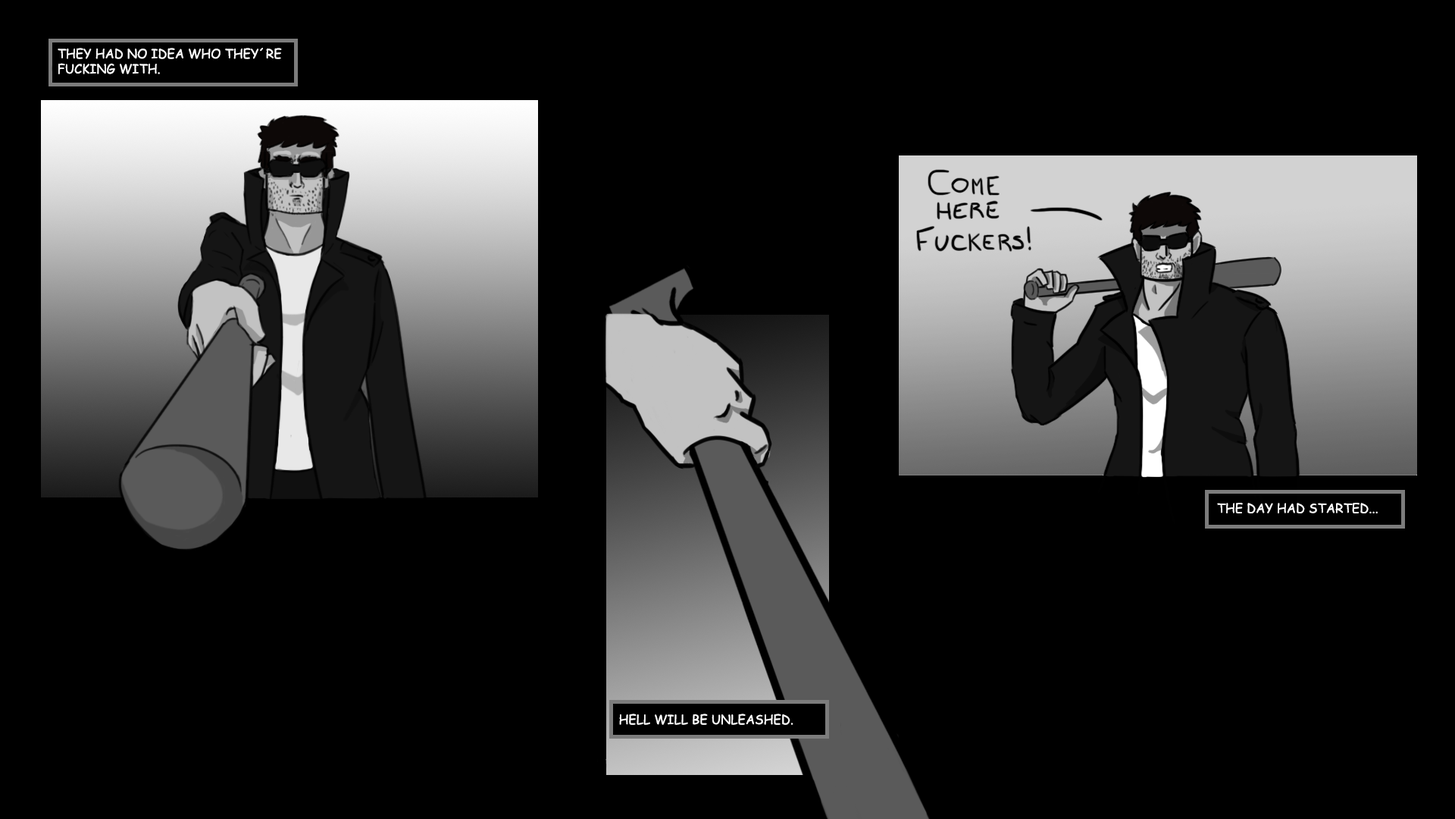
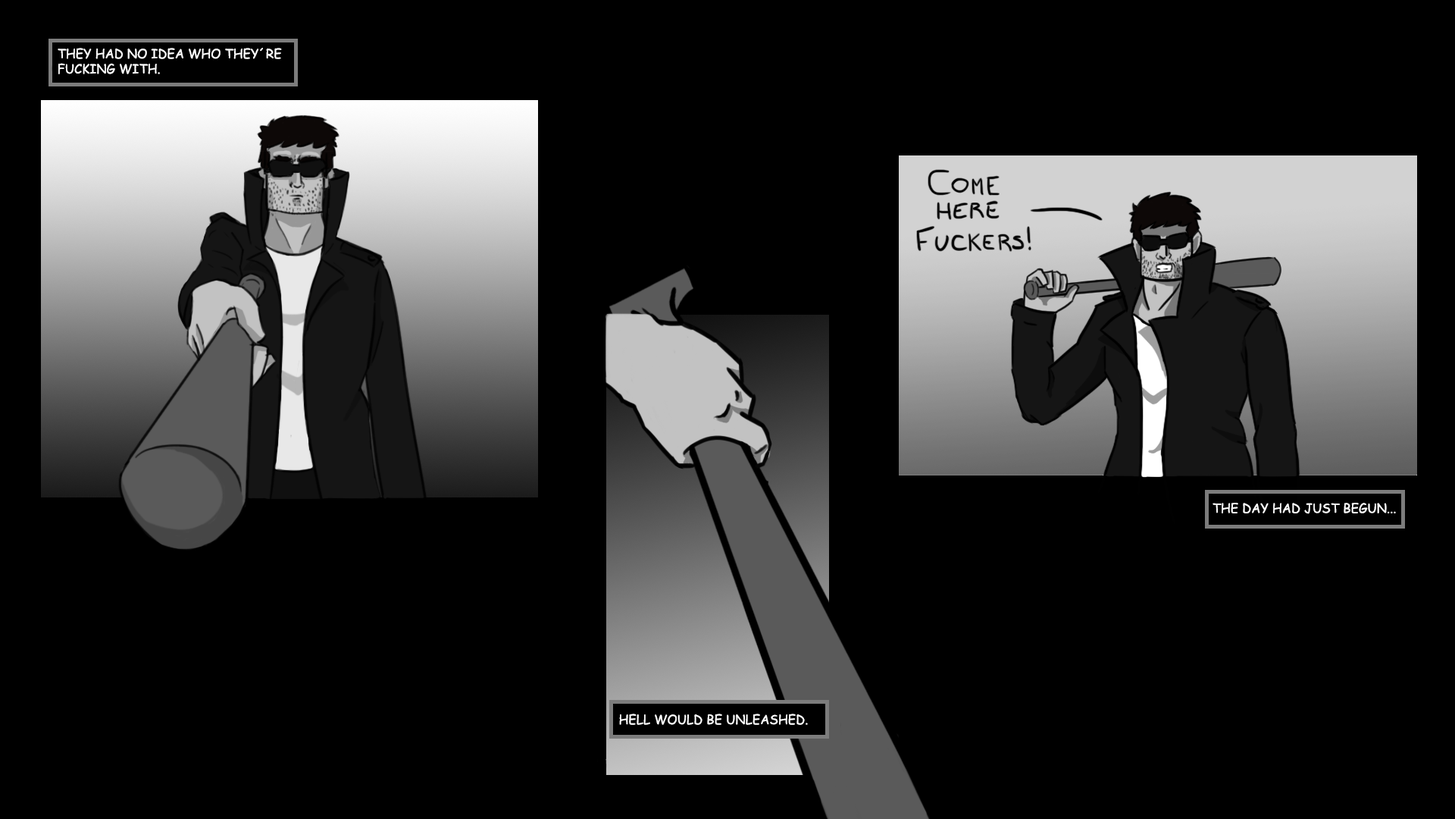
Layer changes from the first 1455px x 819px image to the second:
renamed "HELL WILL BE UNLEASHED." to "HELL WOULD BE UNLEASHED.", painted on it over box(667, 713, 809, 725)
renamed "THE DAY HAD STARTED..." to "THE DAY HAD JUST BEGUN...", painted on it over box(1212, 502, 1397, 514)
